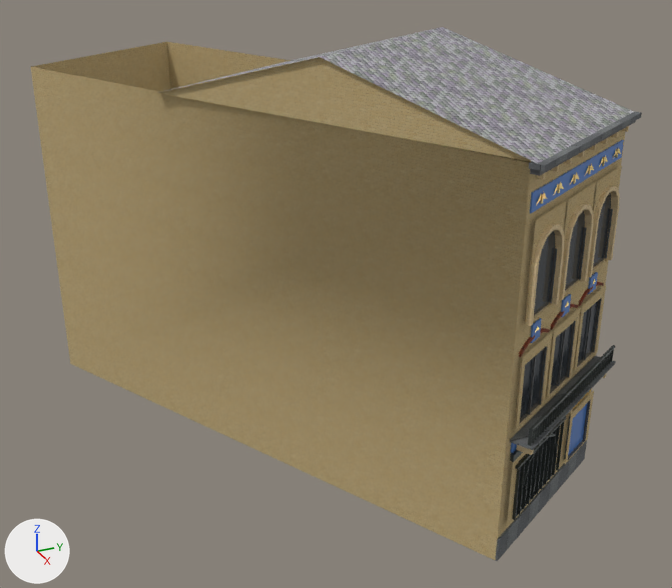
Before and after pictures for a commit that changed the glTF model viewer/districts/2018-harmonie/landmarks/501637652.glb.
The view is the same before and after, from a 50 mm camera at (-162.8, 284.3, 20.4) aimed at (-192.0, 297.4, 5.8). Every picture has the same lights, and +X, +Y and +Z are marked at lower left. The older version comes first. Where no turn or scale is listed for an object, it has been applied to the vertices. Vertices at exactly the same position are counted once.

In view in the first picture: 'bldg_501637652_landmark'.
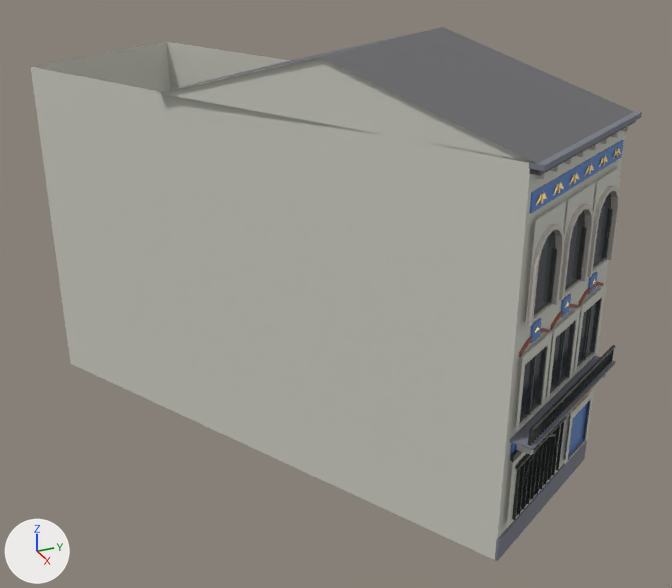
The newer file is also turned or shifted as a whole; pictures and numbers use the older file's frame.

What differs and where, as boxes (x1, y1, x2, y2) in the pictures (672 x 588 px; the box of a moved part takes in the faces that stretch with it):
part 1 of me_bldg_501637652_landmark, moved or reshaped: (522, 193, 611, 490) in both
part 2 of me_bldg_501637652_landmark, recoloured: (495, 111, 642, 561) in both
part 3 of me_bldg_501637652_landmark, recoloured: (519, 282, 604, 357) in both
part 4 of me_bldg_501637652_landmark, recoloured (brown to light grey): (31, 42, 625, 560) in both
part 5 of me_bldg_501637652_landmark, recoloured (darker): (157, 27, 634, 164) in both
part 6 of me_bldg_501637652_landmark, recoloured: (515, 126, 629, 455) in both

The edits, one by one:
Material 'stone_grey' (mat_stone_grey) is new.
Its base color is (0.55, 0.52, 0.48) (light grey #c4bfb8).
Its roughness is 0.88.
Material 'slate' (mat_slate) is new.
Its base color is (0.14, 0.14, 0.15) (dark grey #69696c).
Its roughness is 0.7.
Material 'brick' (mat_brick) is new.
Its base color is (0.31, 0.12, 0.08) (brown #976150).
Its roughness is 0.9.
Material 'brick_cream' (mat_brick_cream) is new.
Its base color is (0.61, 0.61, 0.55) (light grey #cdcdc4).
Its roughness is 0.88.
Material 'bluestone' (mat_bluestone) is new.
Its base color is (0.19, 0.2, 0.24) (grey #797c86).
Its roughness is 0.86.
me_bldg_501637652_landmark has 1346 vertices, 1829 faces and spans x -11.5..11.5, y -8.3..8.3, z -7.6..7.6.
me_bldg_501637652_landmark is used by ob_bldg_501637652_landmark; location (-193.28, 296.8, 7.72).
me_bldg_501637652_landmark part 1: 73 of 1346 vertices moved; they spanned x 7.8..10.7, y 2.4..7.5, z -5.4..3.5 and now span x 7.8..10.7, y 2.4..7.5, z -5.4..3.5; mean shift (0.0, 0.0, 0.0); largest move (9.6, 4.8, -4.4) -> (10.6, 2.8, -5.3).
me_bldg_501637652_landmark part 2: 46 faces spanning x 7.4..11.5, y 1.8..8.3, z -7.6..5.6 switch from mat_lm_bluestone to mat_bluestone (grey #797c86).
me_bldg_501637652_landmark part 3: 46 faces spanning x 7.7..10.8, y 2.2..7.7, z -0.3..0.1 switch from mat_lm_brick_red to mat_brick (brown #976150).
me_bldg_501637652_landmark part 4: 168 faces spanning x -11.5..11.0, y -8.3..8.0, z -7.6..7.6 switch from mat_lm_brick_cream to mat_brick_cream (light grey #cdcdc4).
me_bldg_501637652_landmark part 5: 4 faces spanning x -4.8..11.2, y -5.1..8.2, z 5.6..7.6 switch from mat_church_slate to mat_slate (dark grey #69696c).
me_bldg_501637652_landmark part 6: 377 faces spanning x 7.7..11.2, y 2.2..7.9, z -3.6..5.3 switch from mat_lm_stone_grey to mat_stone_grey (light grey #c4bfb8).
